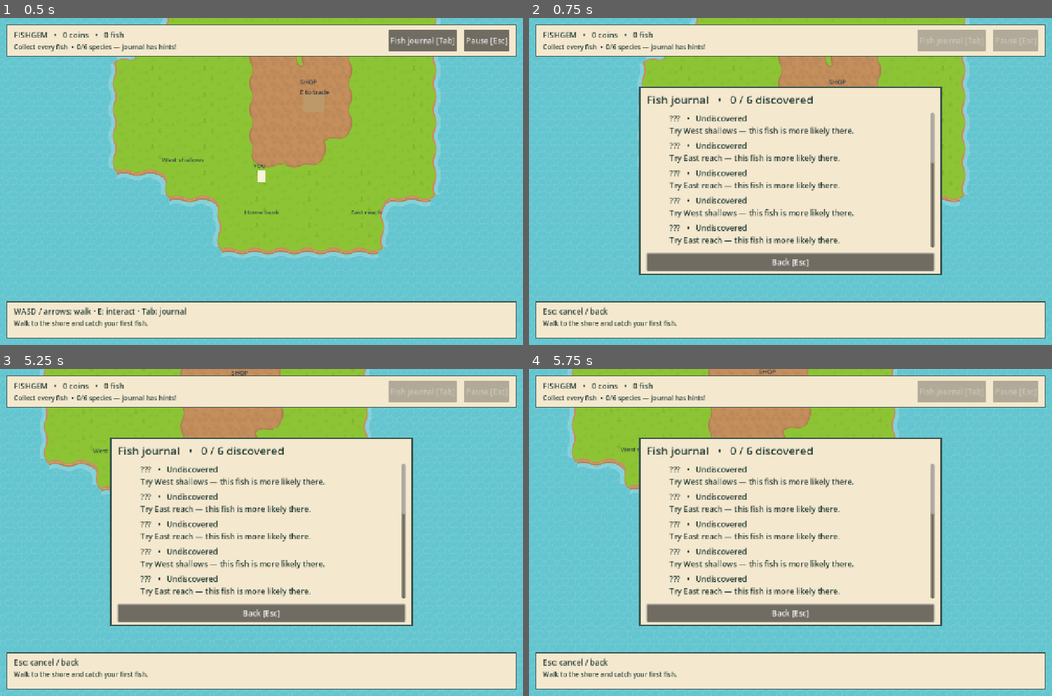
Above: before the commit, frames 1-4 (two rows, left to right).
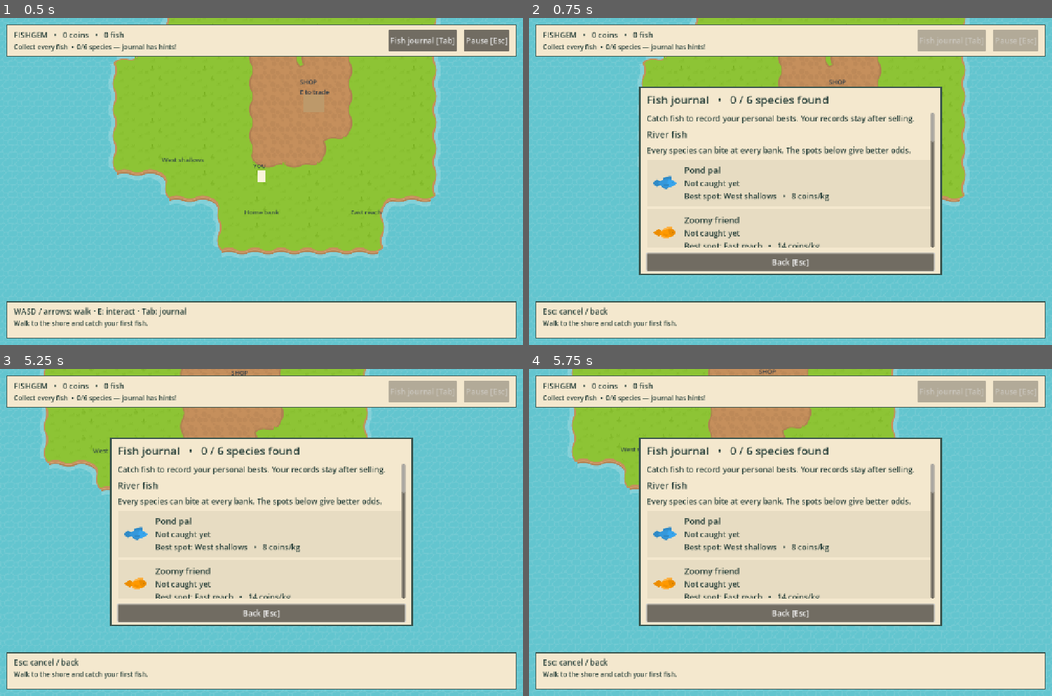
Above: after the commit, the same moments.

Repository: indie-arch/fishgem
Game: Godot game, scene res://scenes/prototype.tscn
Same seed, same stepped clock (60 frames per second), same inputs: the game is played once before the commit and once after it.
Inputs (mouse positions are in pixels of both pictures, inside the frame that each line leads up to):
- Up to frame 1 (0.5 s): no input
- Up to frame 2 (0.75 s): click "Fish journal [Tab]" at 0.5 s
- Up to frame 3 (5.25 s): click "Back [Esc]" at 1.25 s; click "Pause [Esc]" at 2 s; click "Keep fishing [Esc]" at 2.75 s; tap Enter at 3.5, 3.6 s; move the mouse to (376, 516) at 3.52 s; hold D 3.53-4.28 s; click (376, 516) at 3.67 s; tap Space at 3.77, 4.52 s; move the mouse to (156, 548) at 4.27 s; hold S 4.28-5.03 s; tap Keypad Enter at 4.35 s; click (156, 548) at 4.42 s; move the mouse to (313, 460) at 5.02 s; hold D from 5.03 s (still down); tap Tab at 5.1 s; click (313, 460) at 5.17 s
- Up to frame 4 (5.75 s): keep holding D

Frame 1 is identical in both runs. In frame 2, 4.8% of the frame differs, in the area x 22-78%, y 23-71%; in frame 3, 4.8%; in frame 4, 4.8%.

Commit message:
Improve fish journal UI and add coverage
- Show readable species cards with images, records, and favourite spots
- Add a dedicated holographic fish section and scrolling behavior
- Add automated journal layout and interaction tests

Diff:
--- a/scripts/prototype_ui.gd
+++ b/scripts/prototype_ui.gd
@@ -258,36 +258,63 @@
 	upgrade_requested.emit(kind)
 
 func show_journal(progress) -> void:
-	set_modal("Fish journal   •   %d / %d discovered" % [progress.discovered_species_count(), progress.FISH.size()])
+	set_modal("Fish journal   •   %d / %d species found" % [progress.discovered_species_count(), progress.FISH.size()])
 	if progress.journal_complete():
-		var celebration := _wrapped_label("JOURNAL COMPLETE! Every fish found. Nice fishing!", modal_body)
+		var celebration := _wrapped_label("All six species found. Nice fishing!", modal_body)
 		celebration.add_theme_color_override("font_color", Color("397046"))
+	_wrapped_label("Catch fish to record your personal bests. Your records stay after selling.", modal_body)
 	var catalog: Array = progress.fish_catalog(true)
+	var bonus_found := 0
+	for fish in catalog:
+		if fish.get("holographic", false) and int(progress.discovered.get(fish.id, 0)) > 0:
+			bonus_found += 1
 	for fish_index in catalog.size():
+		if fish_index == 0:
+			_journal_heading("River fish", "Every species can bite at every bank. The spots below give better odds.")
+		elif fish_index == progress.FISH.size():
+			_journal_heading("Bonus holographic fish   •   %d / %d found" % [bonus_found, progress.FISH.size()],
+				"Rare shimmering versions: 1 in 200 bites. Faster and harder to reel in. These are optional extras.")
 		var fish: Dictionary = catalog[fish_index]
+		var count := int(progress.discovered.get(fish.id, 0))
+		var card := PanelContainer.new()
+		var card_style := StyleBoxFlat.new()
+		card_style.bg_color = Color("e7dcc2") if count == 0 else Color("dce5c9")
+		card_style.content_margin_left = 12
+		card_style.content_margin_right = 12
+		card_style.content_margin_top = 10
+		card_style.content_margin_bottom = 10
+		card.add_theme_stylebox_override("panel", card_style)
+		modal_body.add_child(card)
 		var row := HBoxContainer.new()
-		row.add_theme_constant_override("separation", 14)
-		modal_body.add_child(row)
-		var count := int(progress.discovered.get(fish.id, 0))
+		row.add_theme_constant_override("separation", 16)
+		card.add_child(row)
 		var icon := TextureRect.new()
-		icon.custom_minimum_size = Vector2(42, 36)
+		icon.custom_minimum_size = Vector2(64, 64)
 		icon.expand_mode = TextureRect.EXPAND_IGNORE_SIZE
 		icon.stretch_mode = TextureRect.STRETCH_KEEP_ASPECT_CENTERED
+		icon.texture = load(fish.texture_path)
+		if fish.get("holographic", false):
+			icon.material = _holographic_material()
+		row.add_child(icon)
+		var details := VBoxContainer.new()
+		details.size_flags_horizontal = Control.SIZE_EXPAND_FILL
+		details.add_theme_constant_override("separation", 4)
+		row.add_child(details)
+		var name_label := _wrapped_label(fish.name, details)
+		name_label.add_theme_font_size_override("font_size", 21)
+		var favourite := _preferred_spot(progress, fish_index % progress.FISH.size())
 		if count > 0:
-			icon.texture = load(fish.texture_path)
-			if fish.get("holographic", false):
-				icon.material = _holographic_material()
-		row.add_child(icon)
-		var favourite := _preferred_spot(progress, fish_index % progress.FISH.size())
-		var entry := "???   •   Undiscovered\nTry %s — this fish is more likely there." % favourite
-		if count > 0:
-			var record := "%.2f kg" % float(progress.best_weights[fish.id]) if progress.best_weights.has(fish.id) else "unknown — no saved weight for earlier catches"
-			entry = "%s   •   caught %d   •   %d coins/kg\nPersonal best: %s\nFavourite spot: %s" % [fish.name, count, fish.price, record, favourite]
-		if fish.get("holographic", false) and count == 0:
-			entry = "Holographic ???   •   Undiscovered\nA very rare shimmer — try %s." % favourite
-		_wrapped_label(entry, row)
-	_wrapped_label("Every species can bite at every bank. Holographic variants appear in 1 in 200 bites, swim faster and take more hits. They are bonus discoveries. Favourite spots give better odds.\nDiscoveries and recorded personal bests stay after selling.", modal_body)
+			var record := "%.2f kg" % float(progress.best_weights[fish.id]) if progress.best_weights.has(fish.id) else "not recorded"
+			_wrapped_label("Caught: %d   •   Personal best: %s" % [count, record], details)
+		else:
+			_wrapped_label("Not caught yet", details)
+		_wrapped_label("Best spot: %s   •   %d coins/kg" % [favourite, fish.price], details)
 	_button("Back [Esc]", modal_actions, func(): close_requested.emit()).grab_focus()
+
+func _journal_heading(title: String, description: String) -> void:
+	var heading := _wrapped_label(title, modal_body)
+	heading.add_theme_font_size_override("font_size", 22)
+	_wrapped_label(description, modal_body)
 
 func _preferred_spot(progress, fish_index: int) -> String:
 	var favourite := ""
--- /dev/null
+++ b/tests/journal_ui_test.gd
@@ -0,0 +1,82 @@
+extends SceneTree
+
+const Progress = preload("res://scripts/prototype_progress.gd")
+const Interface = preload("res://scripts/prototype_ui.gd")
+var failures := 0
+
+func _initialize() -> void:
+	call_deferred("run_checks")
+
+func run_checks() -> void:
+	var progress = Progress.new()
+	var ui = Interface.new()
+	root.add_child(ui)
+	for populated in [false, true]:
+		if populated:
+			for fish in progress.fish_catalog(true):
+				progress.add_catch({"id": fish.id, "weight_kg": 1.25})
+		ui.show_journal(progress)
+		await _settle()
+		_check(_image_count(ui.modal_body) == 12, "Every normal and holographic entry has a fish image")
+		var original_text := _text(ui.modal_body)
+		for fish in progress.fish_catalog(true):
+			_check(original_text.contains(fish.name), "Every species has a readable name")
+		if populated:
+			_check(original_text.contains("Personal best: 1.25 kg"), "Caught fish show their saved best weight")
+		else:
+			_check(original_text.count("Not caught yet") == 12, "Uncaught status is explicit for all entries")
+		_check(not original_text.contains("???"), "Unknown entries use readable, distinct names")
+		_check(original_text.contains("Bonus holographic fish"), "Bonus discoveries have their own section")
+		for position in [0, 120, 360, 100000, 240, 0]:
+			ui.modal_scroll.scroll_vertical = position
+			await _settle()
+			_check(_text(ui.modal_body) == original_text, "Scrolling preserves every journal entry")
+			_check_layout(ui.modal_body)
+			_check(ui.modal_scroll.get_global_rect().end.y <= ui.modal_actions.get_global_rect().position.y, "Scrolling stays above Back button")
+		var wheel := InputEventMouseButton.new()
+		wheel.button_index = MOUSE_BUTTON_WHEEL_DOWN
+		wheel.pressed = true
+		wheel.position = ui.modal_scroll.global_position + Vector2(120, 100)
+		root.push_input(wheel, true)
+		await _settle()
+		_check(ui.modal_scroll.scroll_vertical > 0, "Wheel over journal text scrolls the list")
+		ui.hide_modal()
+		ui.show_journal(progress)
+		await _settle()
+		_check(ui.modal_scroll.scroll_vertical == 0, "Reopening starts at the beginning")
+	ui.free()
+	if failures == 0:
+		print("PASS: readable journal entries, bonus section, row layout, wheel scrolling and reopening")
+	quit(1 if failures else 0)
+
+func _image_count(node: Node) -> int:
+	var count := 1 if node is TextureRect and node.texture != null else 0
+	for child in node.get_children():
+		count += _image_count(child)
+	return count
+
+func _text(node: Node) -> String:
+	var text: String = node.text + "\n" if node is Label else ""
+	for child in node.get_children():
+		text += _text(child)
+	return text
+
+func _check_layout(node: Node) -> void:
+	if node is VBoxContainer:
+		var previous_bottom := 0.0
+		for child in node.get_children():
+			_check(child.position.y >= previous_bottom, "Journal rows do not overlap")
+			previous_bottom = child.position.y + child.size.y
+	if node is Label:
+		_check(node.size.y >= node.get_minimum_size().y, "Wrapped journal text fits its row")
+	for child in node.get_children():
+		_check_layout(child)
+
+func _settle() -> void:
+	for frame in 8:
+		await process_frame
+
+func _check(condition: bool, message: String) -> void:
+	if not condition:
+		failures += 1
+		push_error(message)
Not shown, added: tests/journal_ui_test.gd.uid
